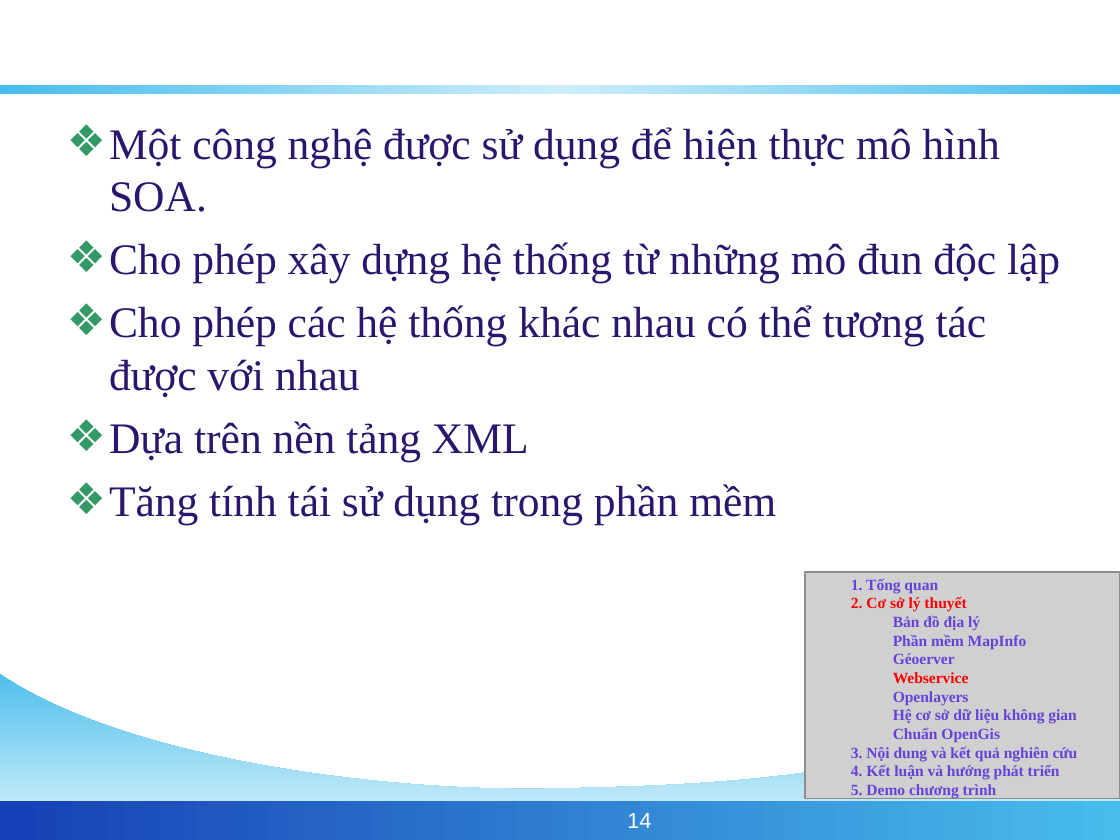
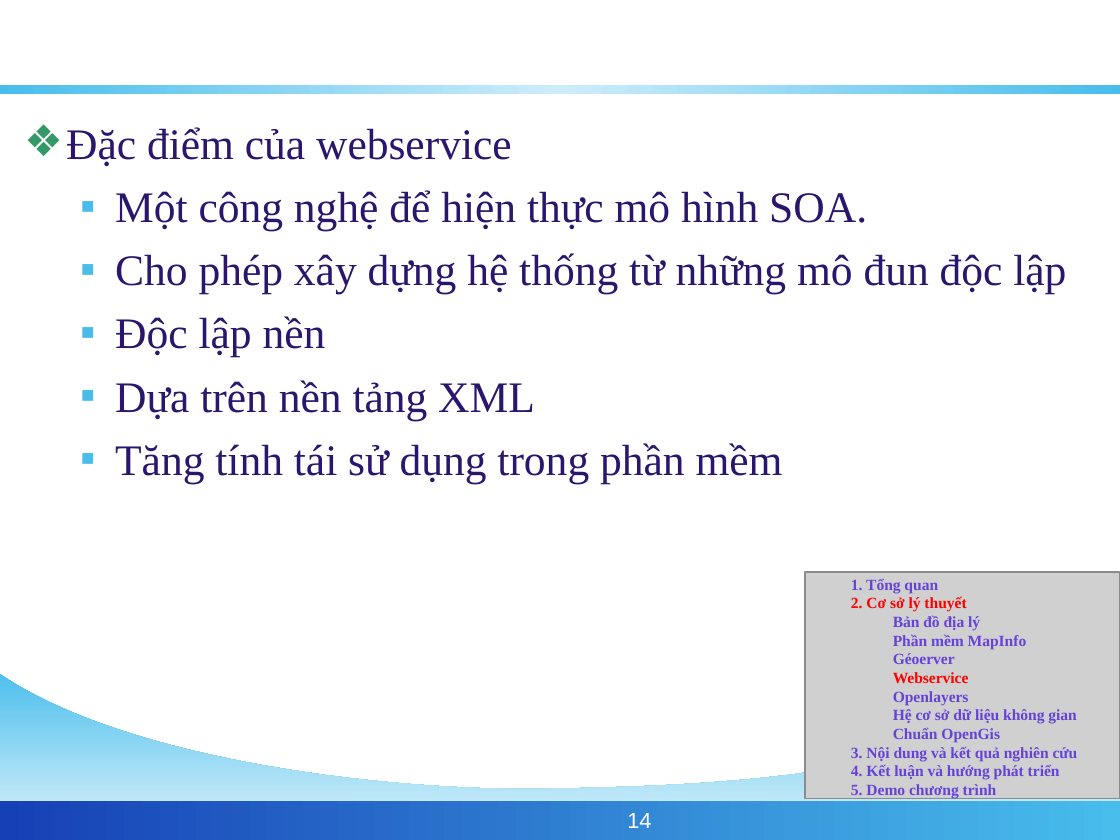
Before and after one commit to phamngsinh/cantho-webgis, a slide deck: slide 14 of Document/Bao Cao/BaoCaoLuanVan.ppt. Drawn at 1120x840 pixels with LibreOffice and Linux fonts; fonts in the diff are those of the drawing; grey boxes stand for pictures; background and template pictures are left out. Boxes give left, top, right and bottom in pixels: in the first picture for what was removed or moved away, otherwise in the second. Text is boxed around its words. In the diff, an @@ line names an element or a change of style, - is before the commit and + after.

```diff
--- a/Document/Bao Cao/BaoCaoLuanVan.ppt
+++ b/Document/Bao Cao/BaoCaoLuanVan.ppt
@@ text "Đặc điểm của webservice": place and size @@
-text "Đặc điểm của webservice" at [109,127,1060,525]
+text "Đặc điểm của webservice" at [66,127,1066,483]
@@ text at [66,127,867,231]: text changed @@
-❖ Một công nghệ được sử dụng để hiện thực mô hình SOA.
+❖ Đặc điểm của webservice
+  ▪ Một công nghệ để hiện thực mô hình SOA.
@@ text at [115,253,1066,483]: bullet ❖ to ▪; list level 1 to 2 in "Cho phép xây dựng hệ ..."; bullet colour #339966 to #48BDEC; list level 1 to 2 in "Dựa trên nền tảng XML"; list level 1 to 2 in "Tăng tính tái sử dụng ..." @@
@@ text at [115,316,326,357]: text changed @@
-❖ Cho phép các hệ thống khác nhau có thể tương tác được với nhau
+  ▪ Độc lập nền
```
Also in this commit, not shown: 12 other slides changed, 1 slide added, 1 slide removed.
